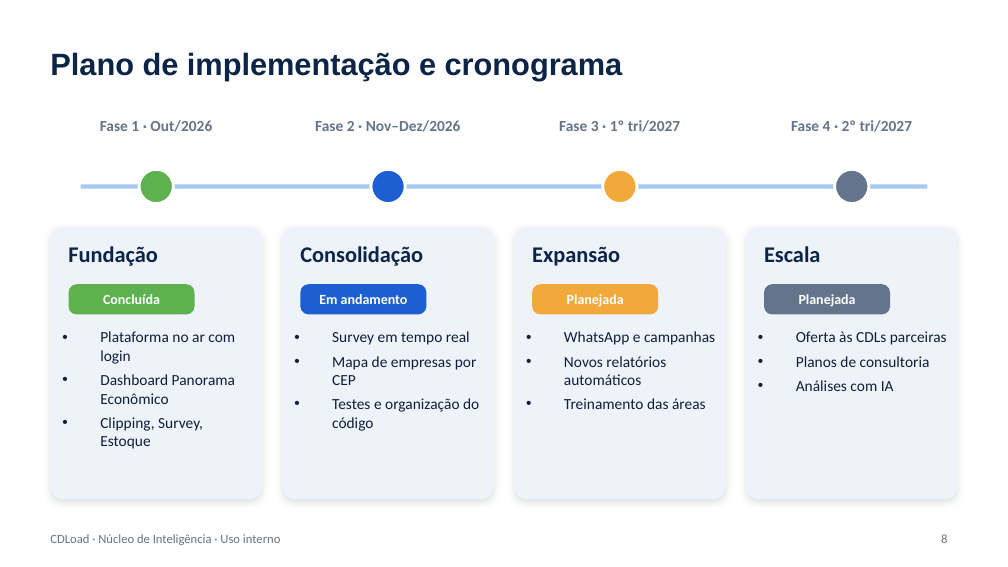
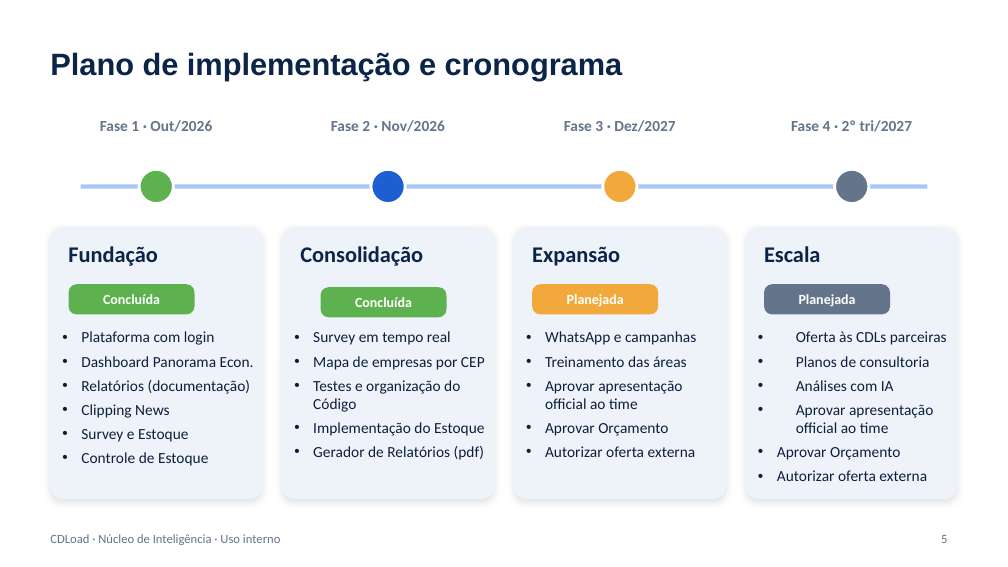
Before and after one commit to Samuethus/Projeto_CDLOAD, a slide deck: slide 5 of documents/apresentacao_executiva_cdload.pptx (slide 8 before the commit). Drawn at 1008x567 pixels with LibreOffice and Linux fonts; fonts in the diff are those of the drawing. Boxes give left, top, right and bottom in pixels: in the first picture for what was removed or moved away, otherwise in the second. Text is boxed around its words. In the diff, an @@ line names an element or a change of style, - is before the commit and + after.

```diff
--- a/documents/apresentacao_executiva_cdload.pptx
+++ b/documents/apresentacao_executiva_cdload.pptx
@@ text at [331,120,445,132]: text changed @@
-Fase 2 · Nov–Dez/2026
+Fase 2 · Nov/2026
@@ text at [564,120,675,132]: text changed @@
-Fase 3 · 1º tri/2027
+Fase 3 · Dez/2027
@@ text removed at [319,294,408,304] @@
-Em andamento
@@ rounded rectangle: place and size @@
-rounded rectangle at [300,284,426,314]
+rounded rectangle at [321,287,447,318]
@@ rounded rectangle at [321,287,447,318]: fill #1D5FD3 to #5DB14E @@
@@ text added at [355,297,412,307], 10 pt, text #FFFFFF, bold @@
+Concluída
@@ text at [81,331,254,466]: text changed @@
-• Plataforma no ar com login
-• Dashboard Panorama Econômico
-• Clipping, Survey, Estoque
+• Plataforma com login
+• Dashboard Panorama Econ.
+• Relatórios (documentação)
+• Clipping News
+• Survey e Estoque
+• Controle de Estoque
@@ text at [313,331,485,370]: indent changed @@
@@ text at [545,331,696,367]: indent changed @@
@@ text at [564,356,666,385]: paragraph removed @@
-• Novos relatórios automáticos
@@ text at [313,380,484,460]: text changed @@
-• Testes e organização do código
+• Testes e organização do Código
+• Implementação do Estoque
+• Gerador de Relatórios (pdf)
@@ text at [545,381,696,457]: paragraphs added @@
+• Aprovar apresentação official ao time
+• Aprovar Orçamento
+• Autorizar oferta externa
@@ text at [777,404,933,481]: paragraphs added @@
+• Aprovar apresentação official ao time
+• Aprovar Orçamento
+• Autorizar oferta externa
@@ page number at [941,535,947,543]: text changed @@
-8
+5
```
Also in this commit, not shown: 2 other slides changed, 1 slide removed, 1 other file.
